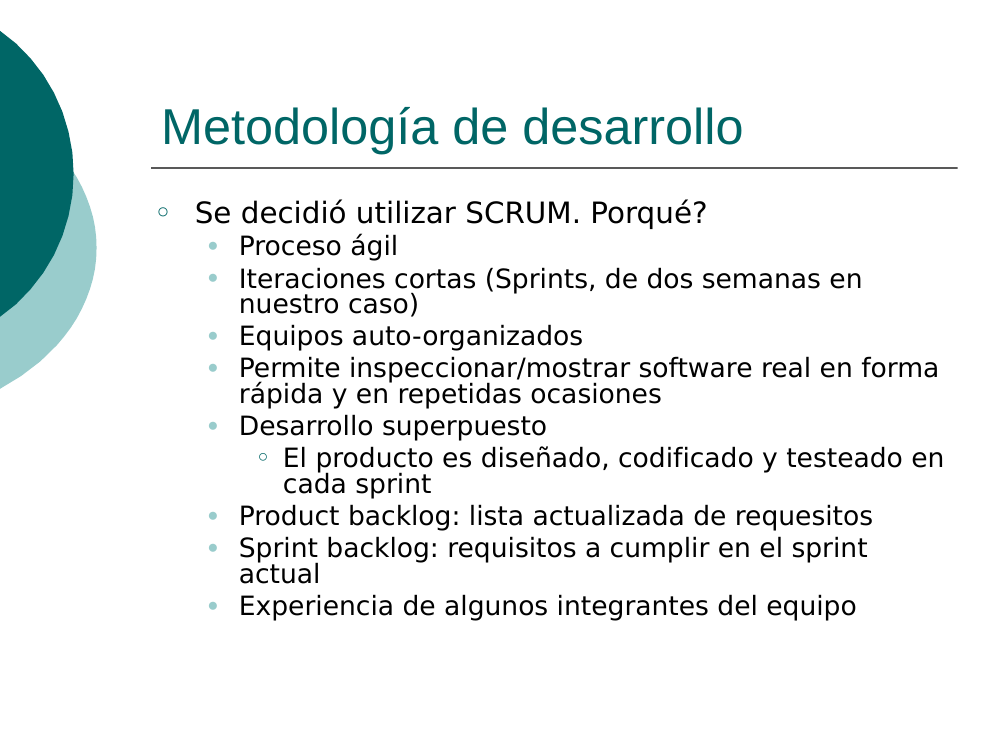
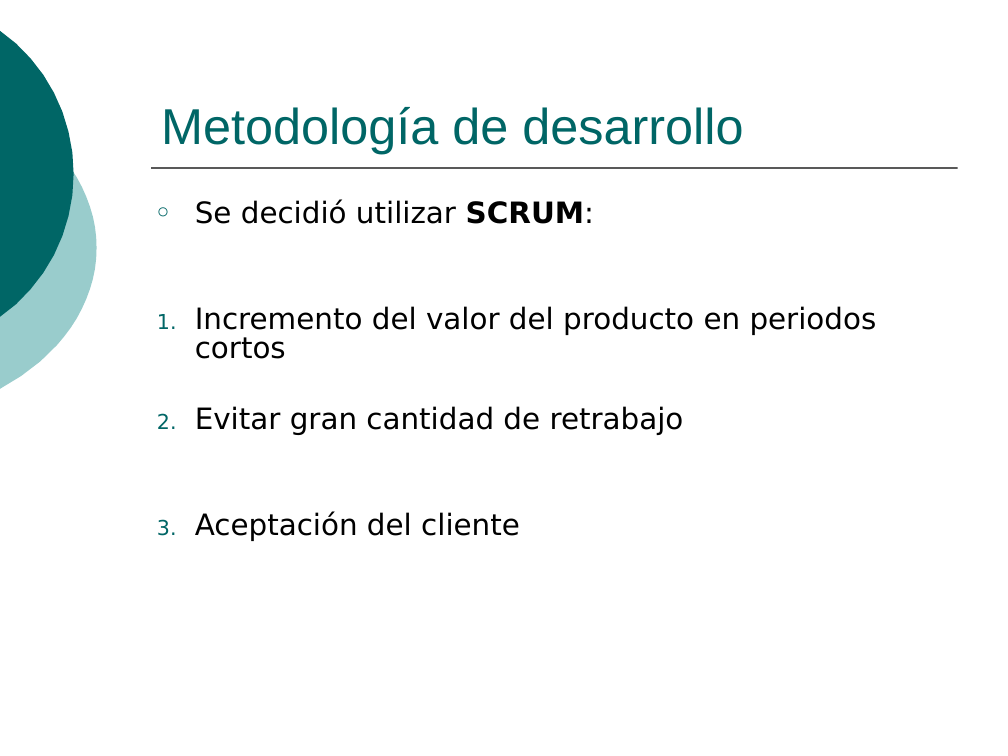
Before and after one commit to ingevy/taller-desarrollo-proyectos-ii-2do-2010, a slide deck: slide 2 of doc/presentaciones/Presentación inicial.ppt (slide 4 before the commit). Drawn at 1008x756 pixels with LibreOffice and Linux fonts; fonts in the diff are those of the drawing. Boxes give left, top, right and bottom in pixels: in the first picture for what was removed or moved away, otherwise in the second. Text is boxed around its words. In the diff, an @@ line names an element or a change of style, - is before the commit and + after.

```diff
--- a/doc/presentaciones/Presentación inicial.ppt
+++ b/doc/presentaciones/Presentación inicial.ppt
@@ text at [195,199,877,541]: text changed; size 19 to 21 pt @@
-○ Se decidió utilizar SCRUM. Porqué?
-  ● Proceso ágil
-  ● Iteraciones cortas (Sprints, de dos semanas en nuestro caso)
-  ● Equipos auto-organizados
-  ● Permite inspeccionar/mostrar software real en forma rápida y en repetidas ocasiones
-  ● Desarrollo superpuesto
-    ○ El producto es diseñado, codificado y testeado en cada sprint
-  ● Product backlog: lista actualizada de requesitos
-  ● Sprint backlog: requisitos a cumplir en el sprint actual
-  ● Experiencia de algunos integrantes del equipo
+○ Se decidió utilizar SCRUM:
+1. Incremento del valor del producto en periodos cortos
+2. Evitar gran cantidad de retrabajo
+3. Aceptación del cliente
```
Also in this commit, not shown: 2 other slides changed, 2 slides removed, 2 other files.
